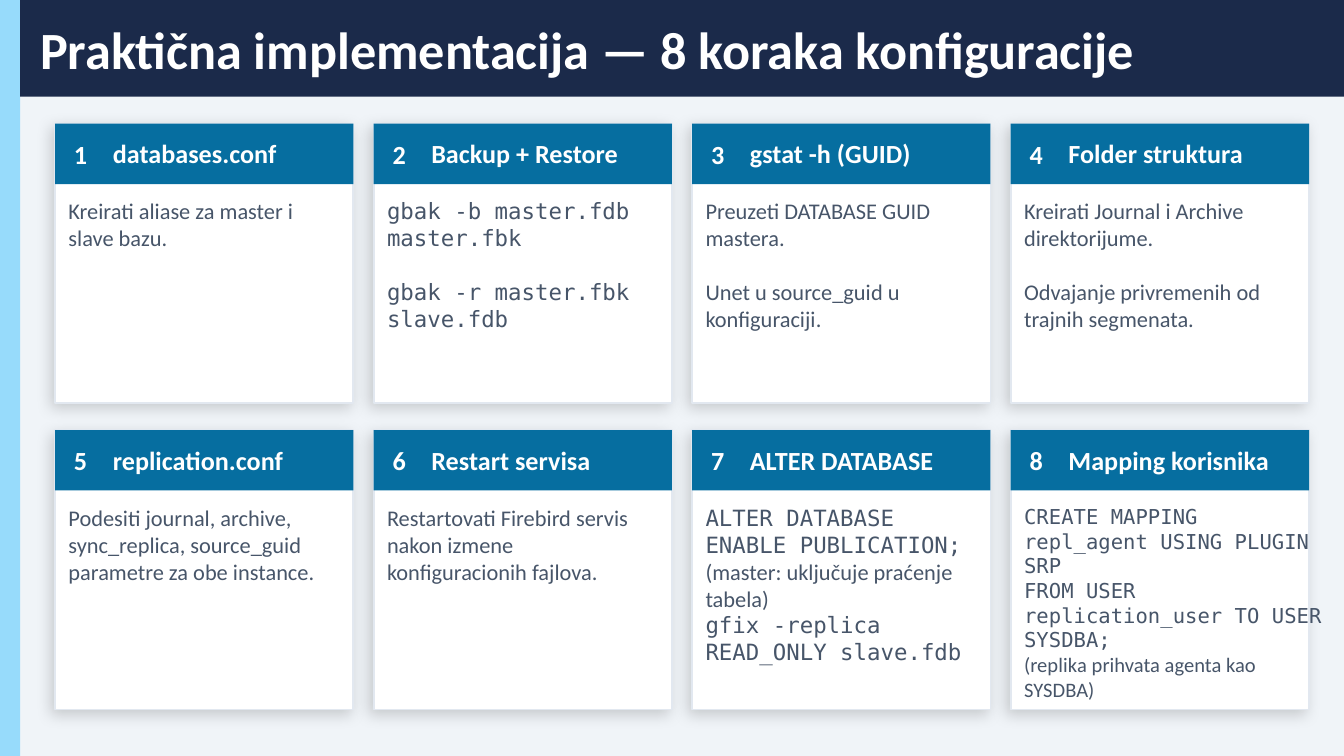
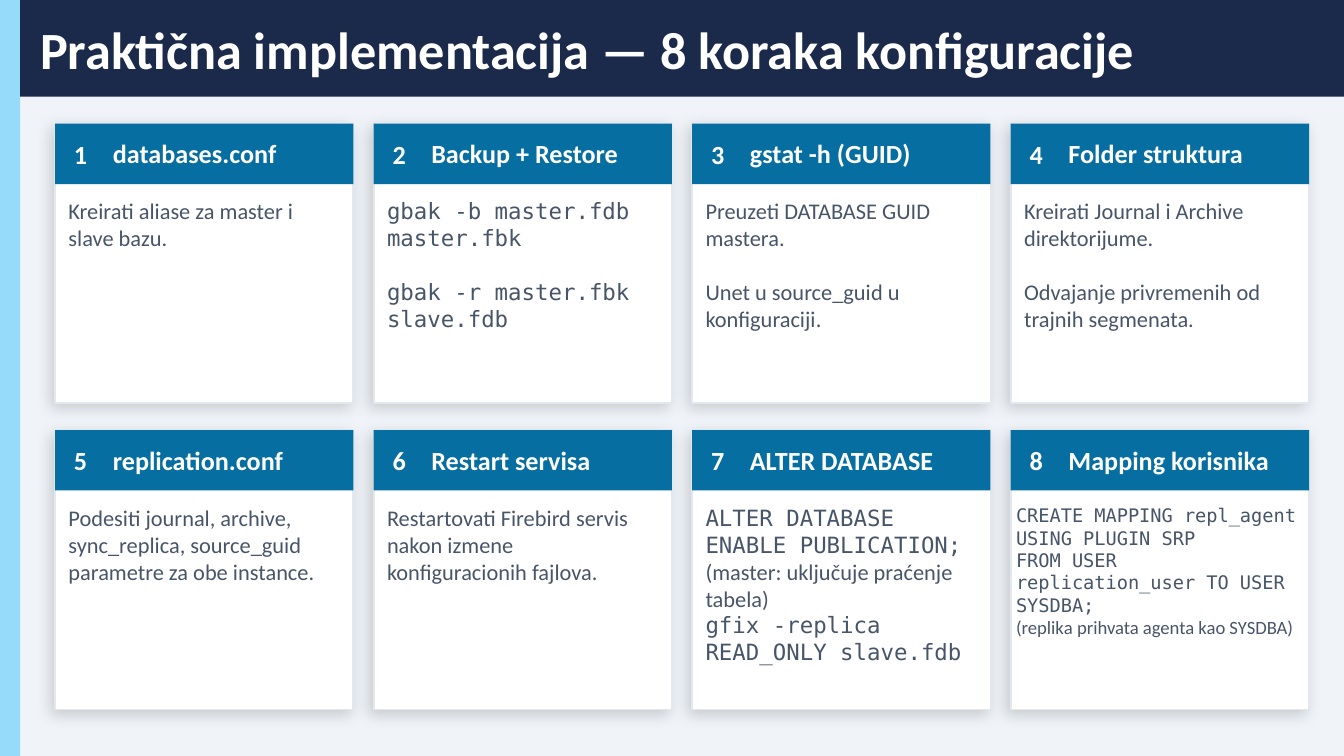
Before and after one commit to jefimija-stamenovic/subp, a slide deck: slide 9 of seminarski-3/Replikacija podataka (replication and mirroring) kod Firebird baze podataka.pptx. Drawn at 1344x756 pixels with LibreOffice and Linux fonts; fonts in the diff are those of the drawing. Boxes give left, top, right and bottom in pixels: in the first picture for what was removed or moved away, otherwise in the second. Text is boxed around its words. In the diff, an @@ line names an element or a change of style, - is before the commit and + after.

```diff
--- a/seminarski-3/Replikacija podataka (replication and mirroring) kod Firebird baze podataka.pptx
+++ b/seminarski-3/Replikacija podataka (replication and mirroring) kod Firebird baze podataka.pptx
@@ text "CREATE MAPPING repl_agent USING PLUGIN ...": place and size @@
-text "CREATE MAPPING repl_agent USING PLUGIN ..." at [1024, 508, 1322, 700]
+text "CREATE MAPPING repl_agent USING PLUGIN ..." at [1016, 507, 1296, 637]
@@ text "CREATE MAPPING repl_agent USING PLUGIN ..." at [1016, 507, 1296, 637]: size 11 to 10 pt @@
```
Also in this commit, not shown: 2 other slides changed, 8 other files.
